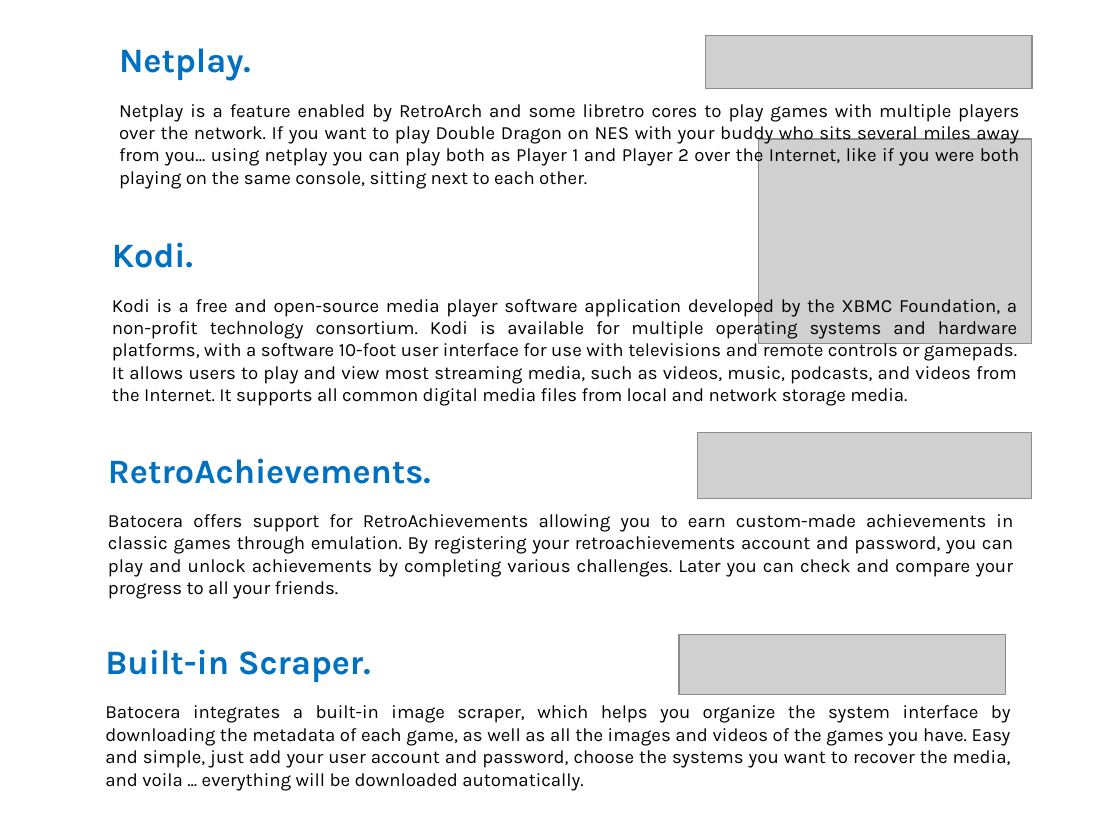
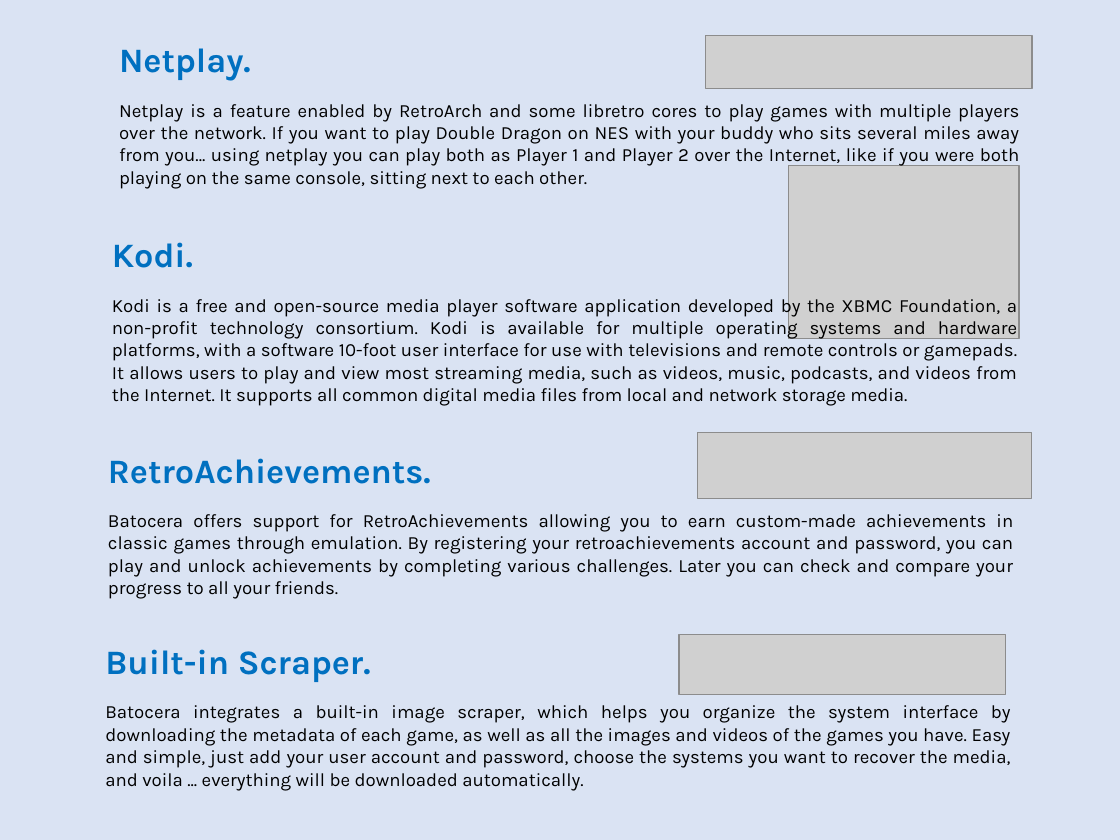
Before and after one commit to batocera-linux/batocera-notice, a slide deck: slide 6 of notice.odp (slide 8 before the commit). Drawn at 1120x840 pixels with LibreOffice and Linux fonts; fonts in the diff are those of the drawing; grey boxes stand for pictures; background and template pictures are left out. Boxes give left, top, right and bottom in pixels: in the first picture for what was removed or moved away, otherwise in the second. Text is boxed around its words. In the diff, an @@ line names an element or a change of style, - is before the commit and + after.

```diff
--- a/notice.odp
+++ b/notice.odp
@@ background #FFFFFF to #DAE3F3 @@
@@ free "Netplay.": place and size @@
-free "Netplay." at box(108, 34, 1032, 194)
+free "Netplay." at box(108, 24, 1032, 204)
@@ picture: place and size @@
-picture at box(758, 139, 1032, 344)
+picture at box(788, 166, 1019, 338)
@@ free "Kodi.": place and size @@
-free "Kodi." at box(101, 217, 1029, 422)
+free "Kodi." at box(101, 204, 1029, 436)
@@ free "RetroAchievements.": place and size @@
-free "RetroAchievements." at box(97, 444, 1026, 604)
+free "RetroAchievements." at box(97, 433, 1026, 614)
@@ free "Built-in Scraper.": place and size @@
-free "Built-in Scraper." at box(94, 635, 1023, 795)
+free "Built-in Scraper." at box(94, 625, 1023, 805)
```
Also in this commit, not shown: 1 other slide changed, 4 slides added, 6 slides removed, 1 other file.
